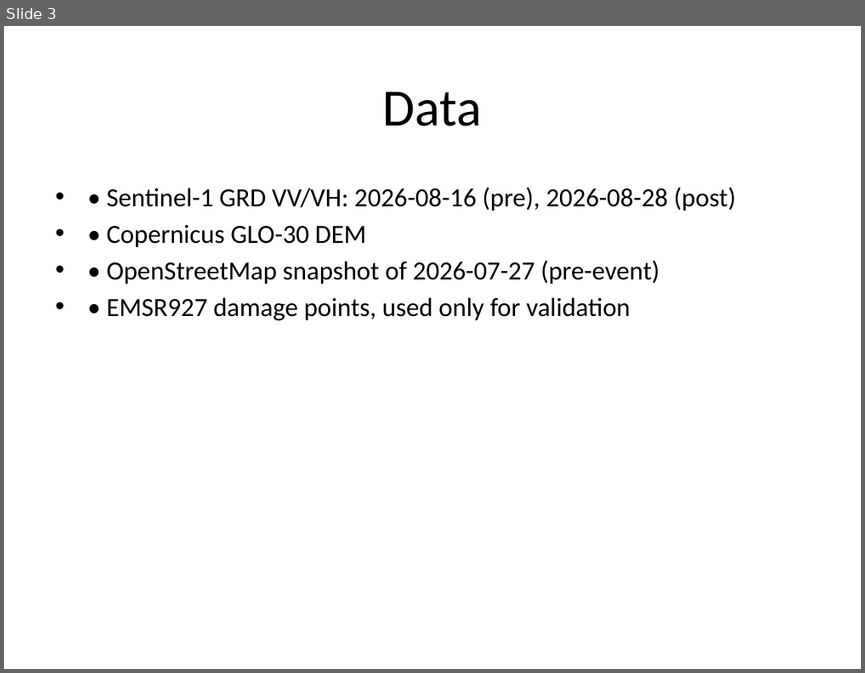
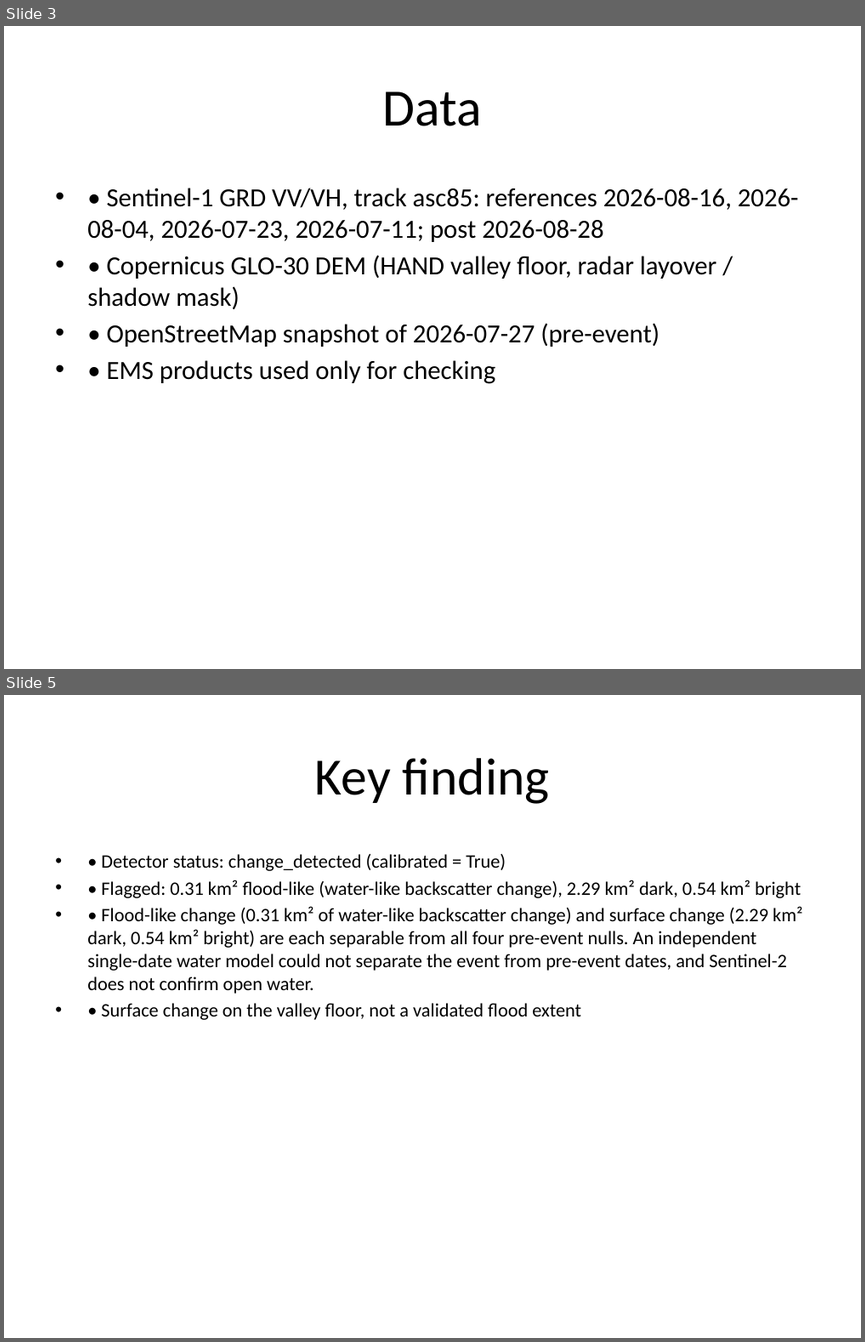
Before and after one commit to MANIKANTH678/trishuli-flood-mapping, a slide deck: outputs/presentation.pptx. Shown one above the other, each under a label of ours: slide 3 before the commit, slides 3 and 5 after it; the slides between them are not shown. The pictures are 865x673 and 865x1342 pixels, drawn with LibreOffice and Linux fonts; fonts in the diff are those of the drawing. Boxes give left, top, right and bottom in pixels: in the first picture for what was removed or moved away, otherwise in the second. Text is boxed around its words. In the diff, an @@ line names an element or a change of style, - is before the commit and + after.

```diff
--- a/outputs/presentation.pptx
+++ b/outputs/presentation.pptx
@@ slide 5 added at bbox=[4, 695, 861, 1338], background #FFFFFF @@
@@ title added at bbox=[315, 758, 550, 804], 44 pt, text #000000 @@
+Key finding
@@ text added at bbox=[87, 854, 802, 1020], 16 pt, text #000000 @@
+• • Detector status: change_detected (calibrated = True)
+• • Flagged: 0.31 km² flood-like (water-like backscatter change), 2.29 km² dark, 0.54 km² bright
+• • Flood-like change (0.31 km² of water-like backscatter change) and surface change (2.29 km² dark, 0.54 km² bright) are each separable from all four pre-event nulls. An independent single-date water model could not separate the event from pre-event dates, and Sentinel-2 does not confirm open water.
+• • Surface change on the valley floor, not a validated flood extent
@@ slide 3 changed as well @@
@@ text at bbox=[87, 188, 799, 309]: text changed @@
-• • Sentinel-1 GRD VV/VH: 2026-08-16 (pre), 2026-08-28 (post)
-• • Copernicus GLO-30 DEM
+• • Sentinel-1 GRD VV/VH, track asc85: references 2026-08-16, 2026-08-04, 2026-07-23, 2026-07-11; post 2026-08-28
+• • Copernicus GLO-30 DEM (HAND valley floor, radar layover / shadow mask)
@@ text at bbox=[107, 360, 495, 384]: text changed @@
-• • EMSR927 damage points, used only for validation
+• • EMS products used only for checking
```
Also in this commit, not shown: 6 other slides changed, 1 other slide added, 3 slides removed, 4 other files.
